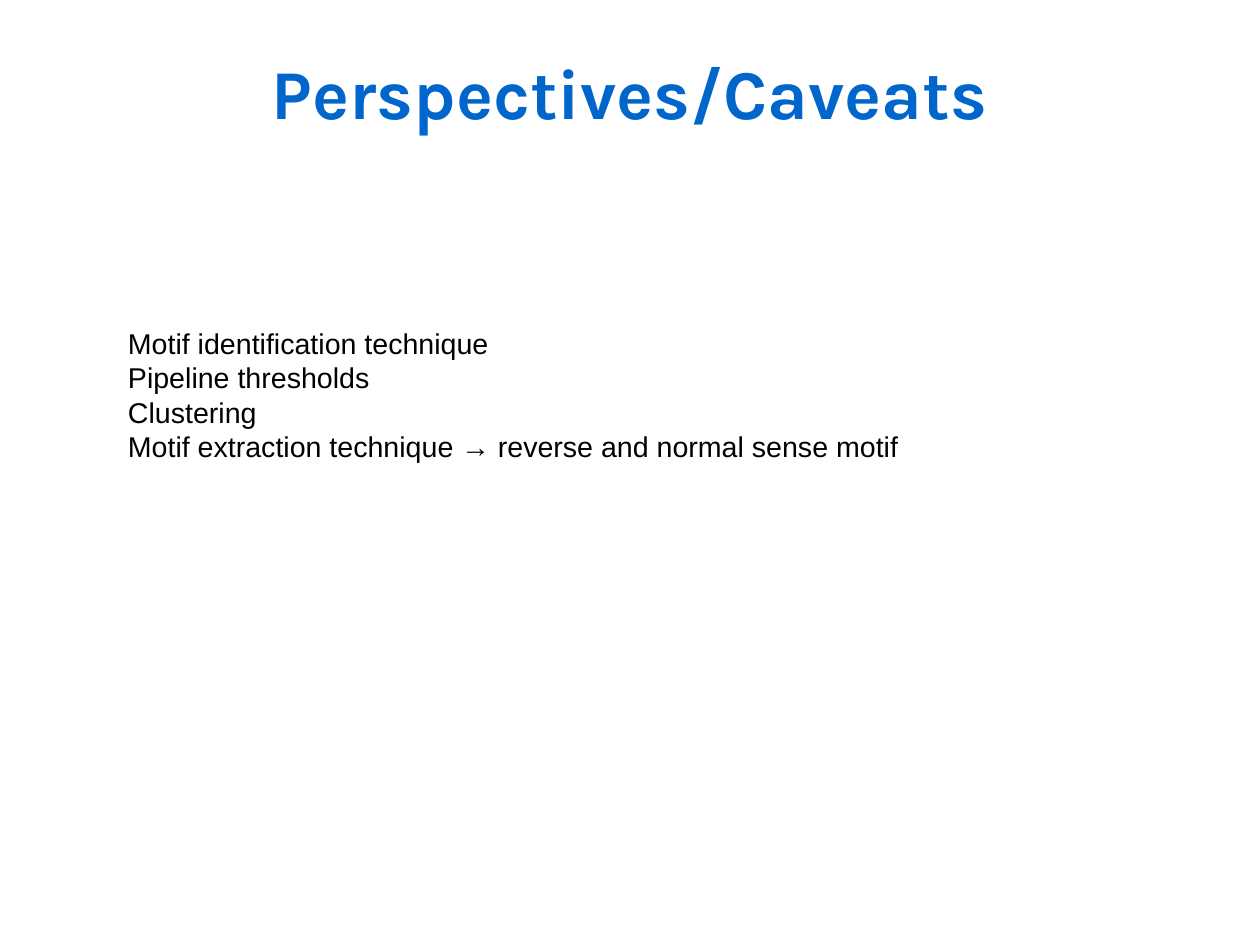
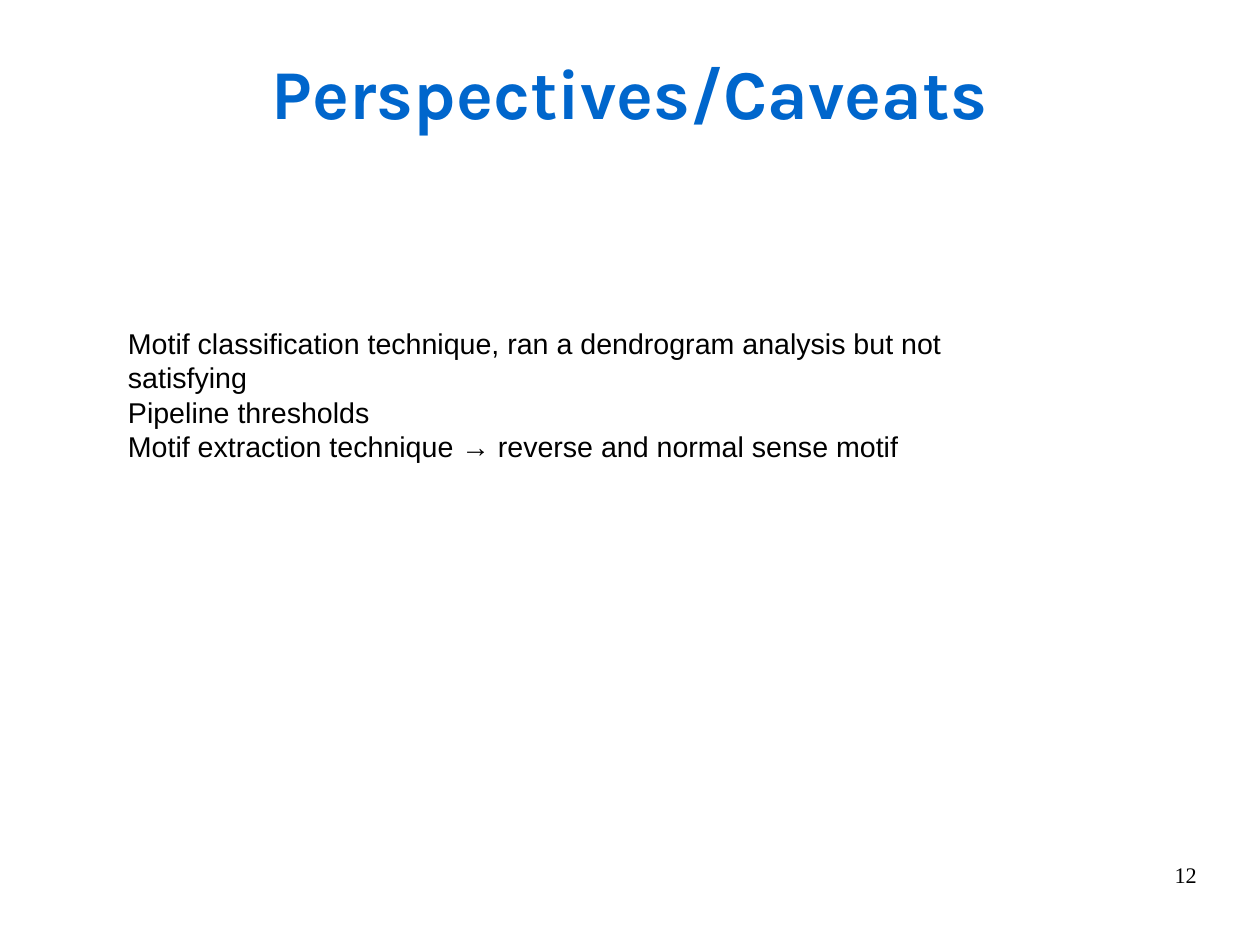
Before and after one commit to Rekyt/lynchlabpresentation2014, a slide deck: slide 12 of LabMeetingPresentation.odp. Drawn at 1260x946 pixels with LibreOffice and Linux fonts; fonts in the diff are those of the drawing. Boxes give left, top, right and bottom in pixels: in the first picture for what was removed or moved away, otherwise in the second. Text is boxed around its words. In the diff, an @@ line names an element or a change of style, - is before the commit and + after.

```diff
--- a/LabMeetingPresentation.odp
+++ b/LabMeetingPresentation.odp
@@ text at box(128, 333, 941, 394): text changed @@
-Motif identification technique
+Motif classification technique, ran a dendrogram analysis but not satisfying
@@ text at box(128, 402, 257, 428): paragraph removed @@
-Clustering
@@ page number added at box(1175, 868, 1197, 883), 14 pt, text #000000 @@
+12
```
Also in this commit, not shown: 10 other slides changed, 3 slides added, 3 slides removed.
